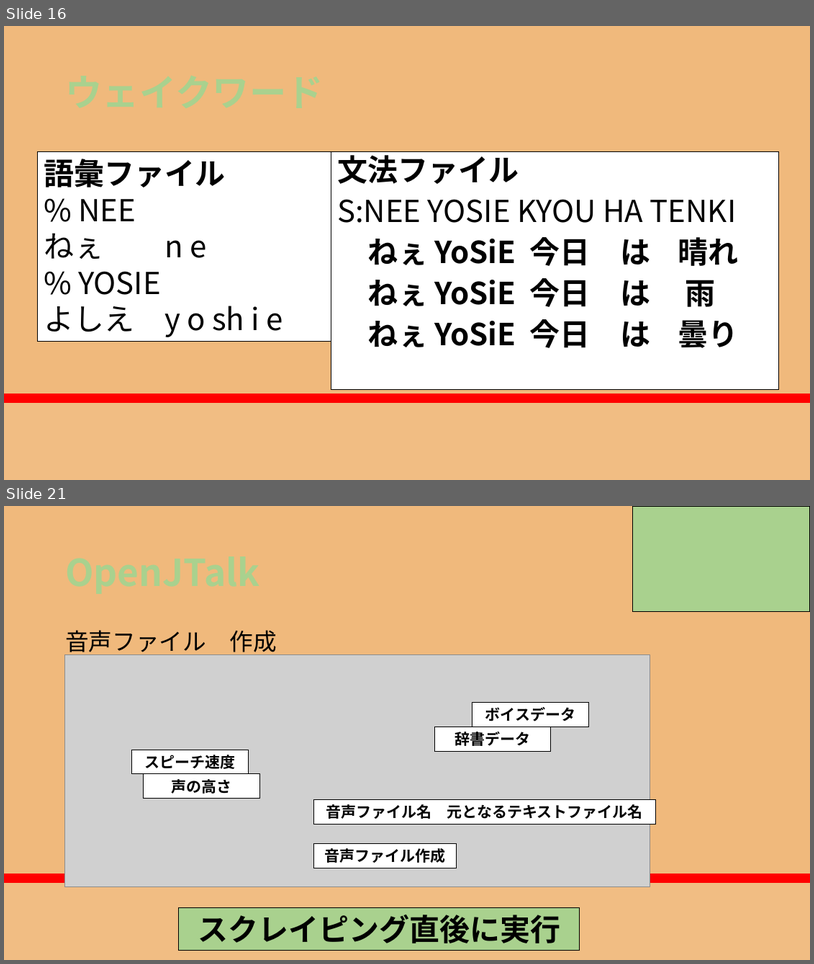
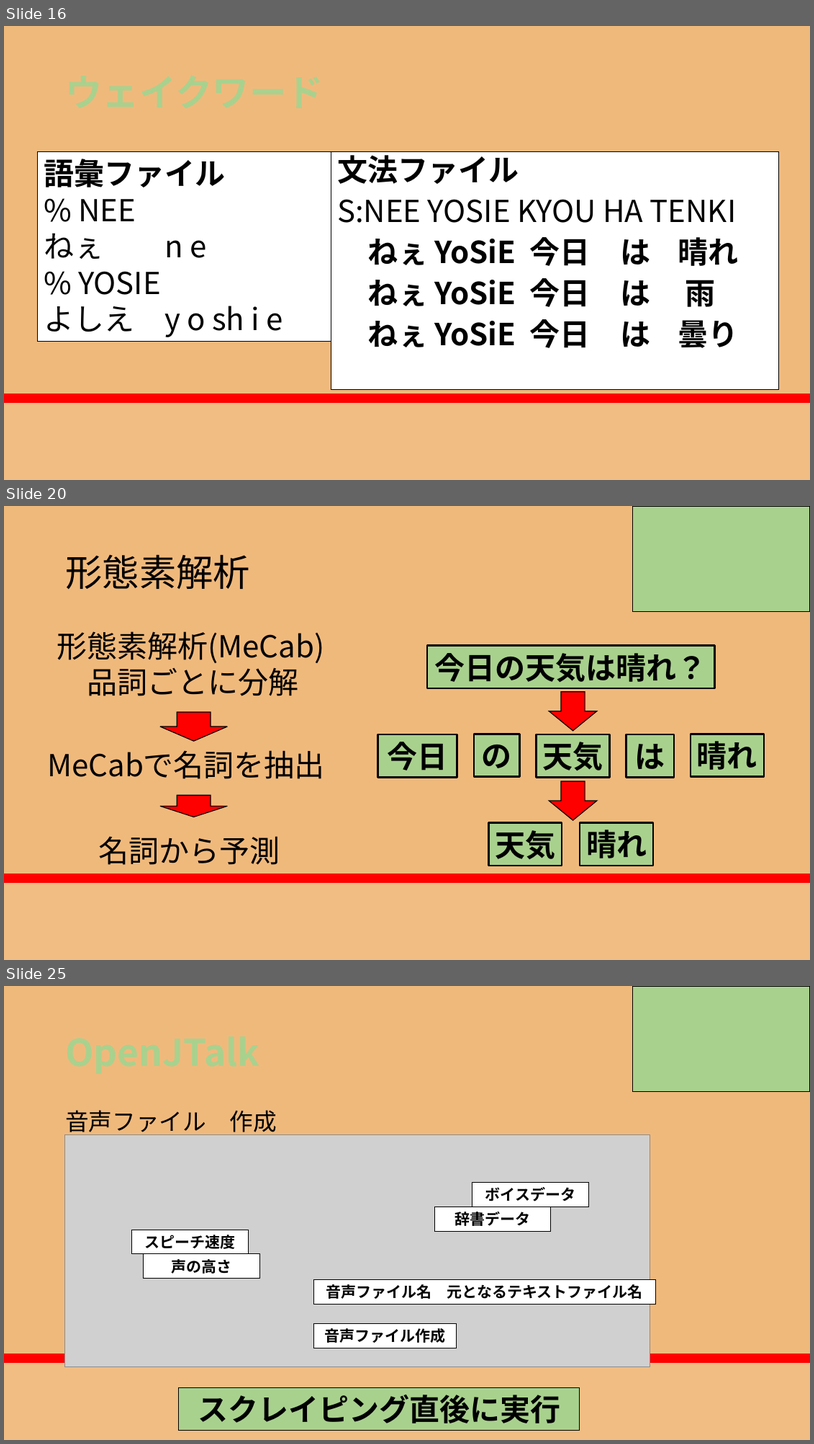
Before and after one commit to RikiishiSuzunosuke/AIspeaker_yosie, a slide deck: presentation/AIスピーカー開発_3_main.pptx. Shown one above the other, each under a label of ours: slides 16 and 21 before the commit, slides 16, 20 and 25 after it; the slides between them are not shown. The pictures are 814x964 and 814x1444 pixels, drawn with LibreOffice and Linux fonts; fonts in the diff are those of the drawing; grey boxes stand for pictures. Boxes give left, top, right and bottom in pixels: in the first picture for what was removed or moved away, otherwise in the second. Text is boxed around its words. In the diff, an @@ line names an element or a change of style, - is before the commit and + after.

```diff
--- a/presentation/AIスピーカー開発_3_main.pptx
+++ b/presentation/AIスピーカー開発_3_main.pptx
@@ slide 20 added at [4,506,810,960], background gradient #F0B97C to #FF0000 to #F86446 to #F1BD83 @@
@@ rectangle added at [633,506,810,611], fill #A9D18E, outline #000000 1 pt @@
@@ title added at [65,554,250,589], 44 pt, text #000000 @@
+形態素解析
@@ text added at [57,631,324,696], 36 pt, text #000000 @@
+形態素解析(MeCab)
+  品詞ごとに分解
@@ rectangle added at [427,646,715,689], fill #A9D18E, outline #000000 2.25 pt, 36 pt, text #000000, bold @@
+今日の天気は晴れ？
@@ down arrow added at [550,692,597,731], fill #FF0000, outline #000000 1 pt @@
@@ down arrow added at [160,712,227,741], fill #FF0000, outline #000000 1 pt @@
@@ group added at [378,734,764,777]: 5 rectangles @@
+の
+今日
+天気
+は
+晴れ
@@ text added at [47,750,325,779], 36 pt, text #000000 @@
+MeCabで名詞を抽出
@@ down arrow added at [550,781,597,820], fill #FF0000, outline #000000 1 pt @@
@@ down arrow added at [160,795,227,817], fill #FF0000, outline #000000 1 pt @@
@@ rectangle added at [489,822,563,865], fill #A9D18E, outline #000000 2.25 pt, 36 pt, text #000000, bold @@
+天気
@@ rectangle added at [581,822,653,865], fill #A9D18E, outline #000000 2.25 pt, 36 pt, text #000000, bold @@
+晴れ
@@ text added at [99,836,280,865], 36 pt, text #000000 @@
+名詞から予測
@@ what was slide 21 is now slide 25 @@
```
Also in this commit, not shown: 7 slides changed, 4 other slides added, 2 other files.
